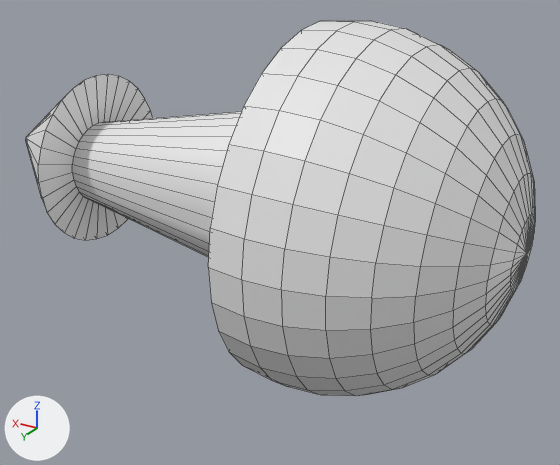
The FBX model Assets/3D Assets/3D_Environment/Turrent.fbx as it was, and as the next commit left it.
Rendered twice from a camera (50 mm lens) standing at (-1.74, 3.56, 3.87) and looking at (0.46, -0.1, 2.04). Lighting does not change. The marker at lower left points along +X, +Y and +Z. Mesh edges are drawn as thin lines. Vertices at the same position are counted once.

In view in the first picture: 'Island'.
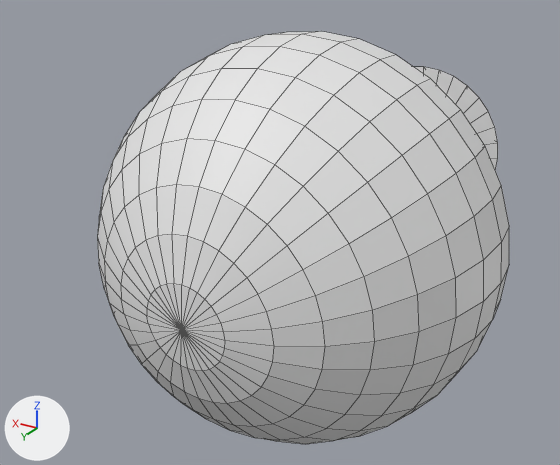
Where the change shows, as pixel boxes (x1, y1, x2, y2) in the pictures (560 x 465 px):
'Island', reshaped, moved, turned
    before: (26, 21, 535, 396)
    after: (98, 31, 509, 444)

What changed in the scene script:
```text
Change me_cylinder_001:
    used by ob_island; location = (0.0, 0.0, 0.0); rotation_euler = (0.0, 0.0, -3.142), in degrees (0, 0, -180); scale = (0.01, 0.01, 0.01)
    remove me_cylinder_001.from_pydata(...)  # 498 vertices, 512 faces; spans x -223.0..100.0, y -100.0..100.0, z 132.0..332.0
    add me_cylinder_001.from_pydata(...)  # 498 vertices, 512 faces; spans x -99.0..101.0, y -97.0..103.0, z 0.0..319.0
    me_cylinder_001 part 1: 498 of 498 vertices moved; they spanned x -223.0..100.0, y -100.0..100.0, z 132.0..332.0 and now span x -99.0..101.0, y -97.0..103.0, z 0.0..319.0; mean shift (31.0, 10.0, -104.0); largest move (73.0, 0.0, 300.0) -> (0.0, 72.0, 27.0)
Change ob_island:
    ob_island.location: (0.0, 0.0, 0.0) -> (-0.005, 1.444, 2.286)
    ob_island.rotation_euler: (0.0, 0.0, -3.142) -> (1.571, 0.0, 0.0)  # degrees (0, 0, -180) -> degrees (90, 0, 0)
```
